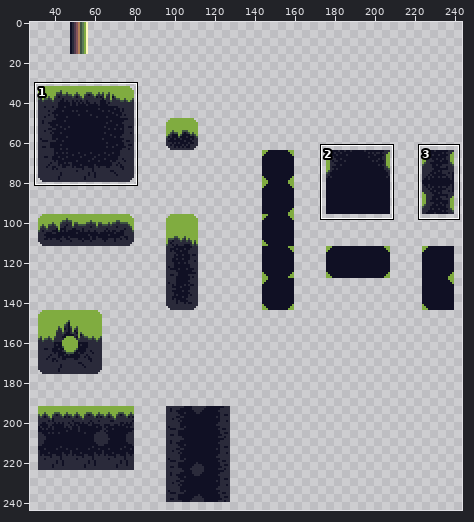
File history of a sprite sheet, sprites/sGroundTiles/540d461b-78cd-4919-a6d3-1b14a9afbb61.png. The first picture is a wide view before the edit; the outline marks the close-up.
Close-up. The starting point:
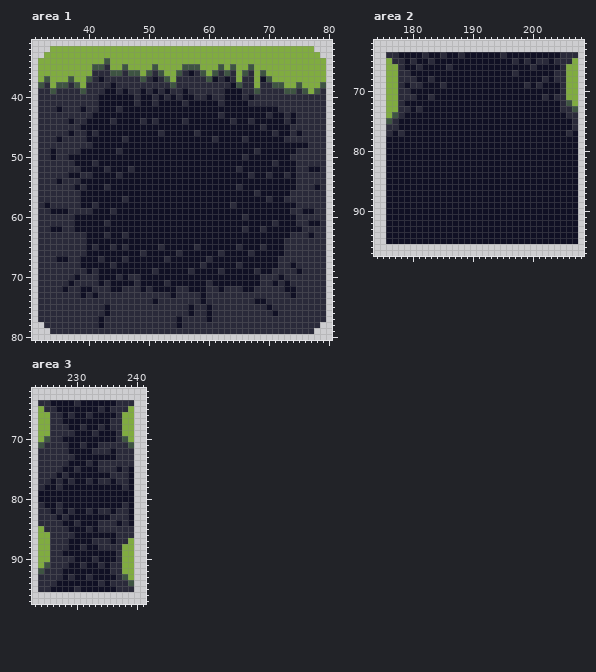
The file is 256x256 pixels. Shown: area 1: x 31..80, y 31..80; area 2: x 174..208, y 62..97; area 3: x 223..241, y 62..97. The wide view leaves out empty margins. The commit also changed other parts of the picture, which this record leaves out.
After:
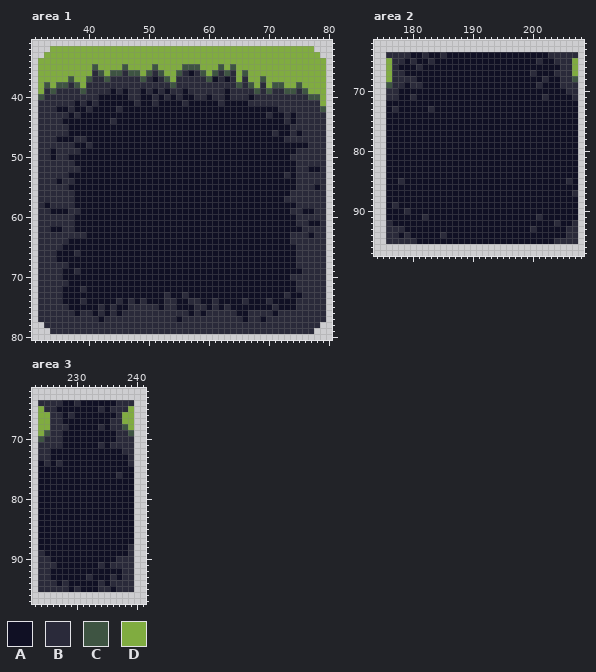
Palette (. is transparent): A #101024  B #2a2a3a  C #3e5442  D #80ac40
Change:
Changed rows in their new state; - is an unchanged pixel.
Area 1:
first column x 32:
34 -----------D------------------------------------
35 ----------DD-----------------------D------------
36 ----------CD-----------------------D-D----------
37 -D--------BC-----------------------D-CD---------
38 DC----------B-------------------B--C--D--------D
39 D----------B--------------------BB----C-------DD
40 C--------------B----------------BB-----------CCD
41 ------A-A--------------------------------------D
42 ----A-A--A-------------------------------------C
43 -----A-AA---------------------A-----------------
44 ----A-AA---------A-A----A-------A--A------------
45 -----AA------------------------------A----------
46 ------AA-A----------A-----A---------------------
47 ----AA--------A--------------A----A-------------
48 ------AA----------------------------------------
49 -------------A----------------------A-----------
50 ----------------------------------A-------------
51 ---------A-----------------------------A--------
52 -----------A---A-----------------A--------------
53 -------AA----A---------------------A--A---------
54 ------A-----------------------------------------
55 -----A-A---A---------------------A--------------
56 ------A-----------------------------A-----------
57 ------A-------A-----------------------A---------
58 ------A--A----------------------A---------------
59 -------AA---A-----------------------------------
60 ----------------------------------A-------------
61 -----------A---------------------------A--------
62 ----------------------------------A--A----------
63 -----------A--A---------------------------------
64 -----AAA---------------------------------A------
65 ----AAAA-A--A-A-----A-----A------A---A---AA-----
66 ---AAA-A---------A-----A------A----A-----AA-----
67 -----AA---A---A------A------A-----------AAA-----
68 -----AA-----A--------------A-----A------AA------
69 ----AA-A-A---------A-----A----A-----A--AAAA-----
70 ----AA-AAA---A-AA--------------------AAA-A------
71 ------AAAA-A----A----A------A--------AA-A-A-----
72 -----AAB-AAA--AAA-A----AA---AA-AAA--AAAAA-------
73 ----AAA-A-AAAAAAAAAAA--A-AA-AAAAAAAAAAAAA--A----
74 ----AAA-AAAAA-A-A-A-A--AA---A-AAAA-A---AAAA-----
75 -----AAAAA---AA-----A--AA-----A-AAAAAA--AAA-----
76 ------A--A---A-------------AB----AA-------------
77 ----------------------------B-----A--A----------
78 ----------B------------B------------------------
Area 2:
first column x 176:
64 --BB--------A------A-------BB---
65 ---------------------A-A--A-----
66 -BA-------A-------------A-----B-
67 -B-A-----------------A--B-----B-
68 -B-----A--------------------A-BC
69 CB-------A-------------A------BB
70 BBAA-------------------------ABB
71 BBAA---A--------------------AAAB
72 AAA--------------------------AAA
73 ABAA-A-B---------------------AAA
74 AAA---------------------------AA
75 AA-----------------------------A
76 AA-----------------------------A
77 A-A---------------------------A-
first column x 176:
85 --B---------------------------B-
87 -------------------------------B
89 -B------------------------------
90 ---B----------------------------
91 ------B------------------B------
92 B---------------------------B--B
93 BBB---------------------B-----BB
94 BB-B-----B--------------------BB
95 BBBBB-----------------------BBBB
Area 3:
first column x 224:
64 --BB------------
66 --------A-------
68 -------A------C-
69 -C--AA---A----BC
70 CB------------BB
71 B---A--A---A---B
72 --AAA----AAA-A--
73 --AAAA-------AA-
74 A-A-A---A-AAAAA-
75 AAAA--A---AAA-A-
76 AAA-A-------A-A-
77 AA-A-A--A-AA-AA-
78 A--A----------A-
81 A--A----------A-
82 AA-A-A--A-AA-AA-
83 AAA-A-------AAA-
84 AAAA--A---AAA-A-
85 AAAAA---A-AAAAAA
86 AAAAAA-------AAA
87 AAAAA----AAA-AAA
88 AAAAA--A--AAAAAB
89 BAAA---------AAB
90 BBAAAA---A----BB
91 BB-AA--A------BB
92 B-AA--------AABB
93 --AA-A------BABB
94 ----B----------B
95 --BBB-----BB----
